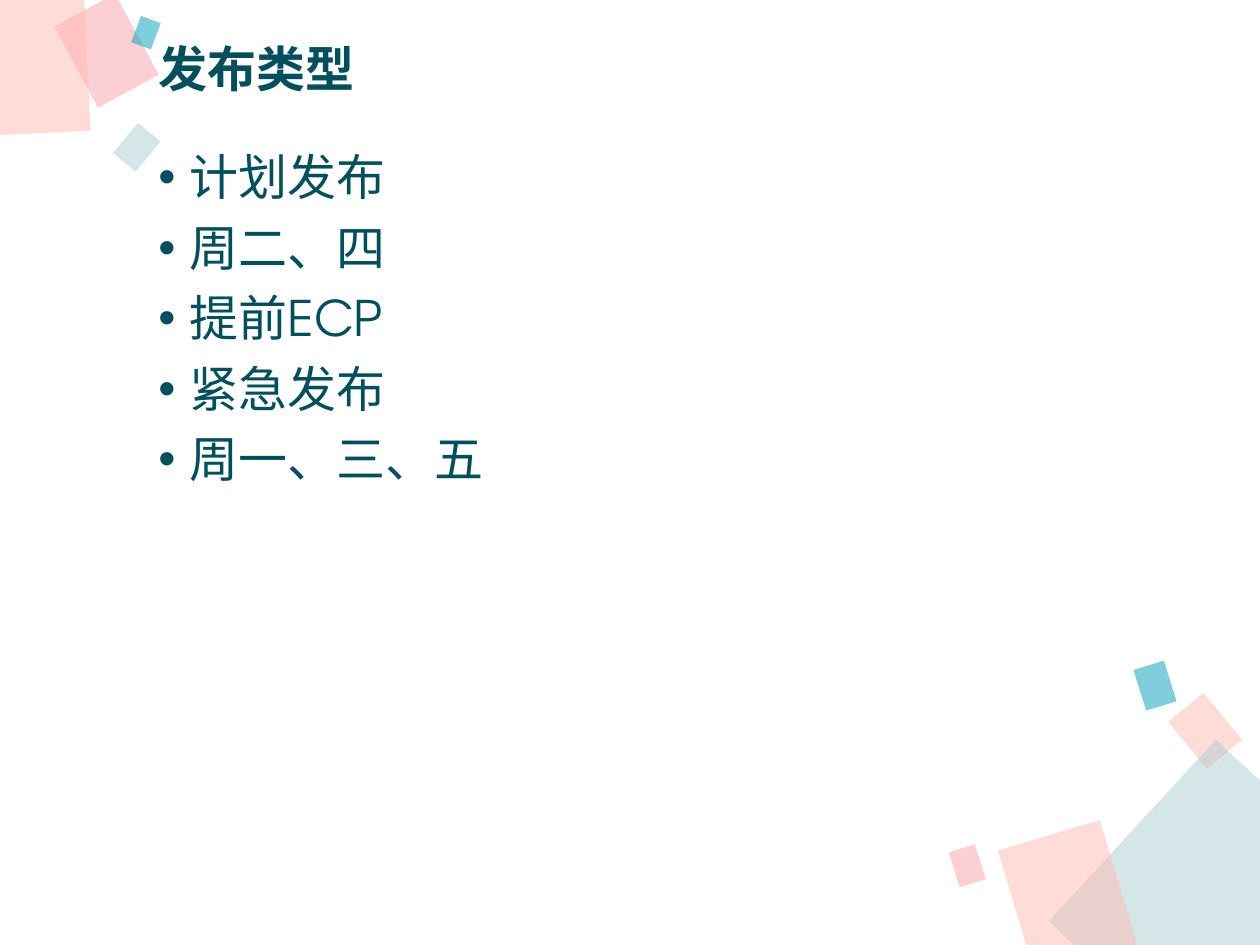
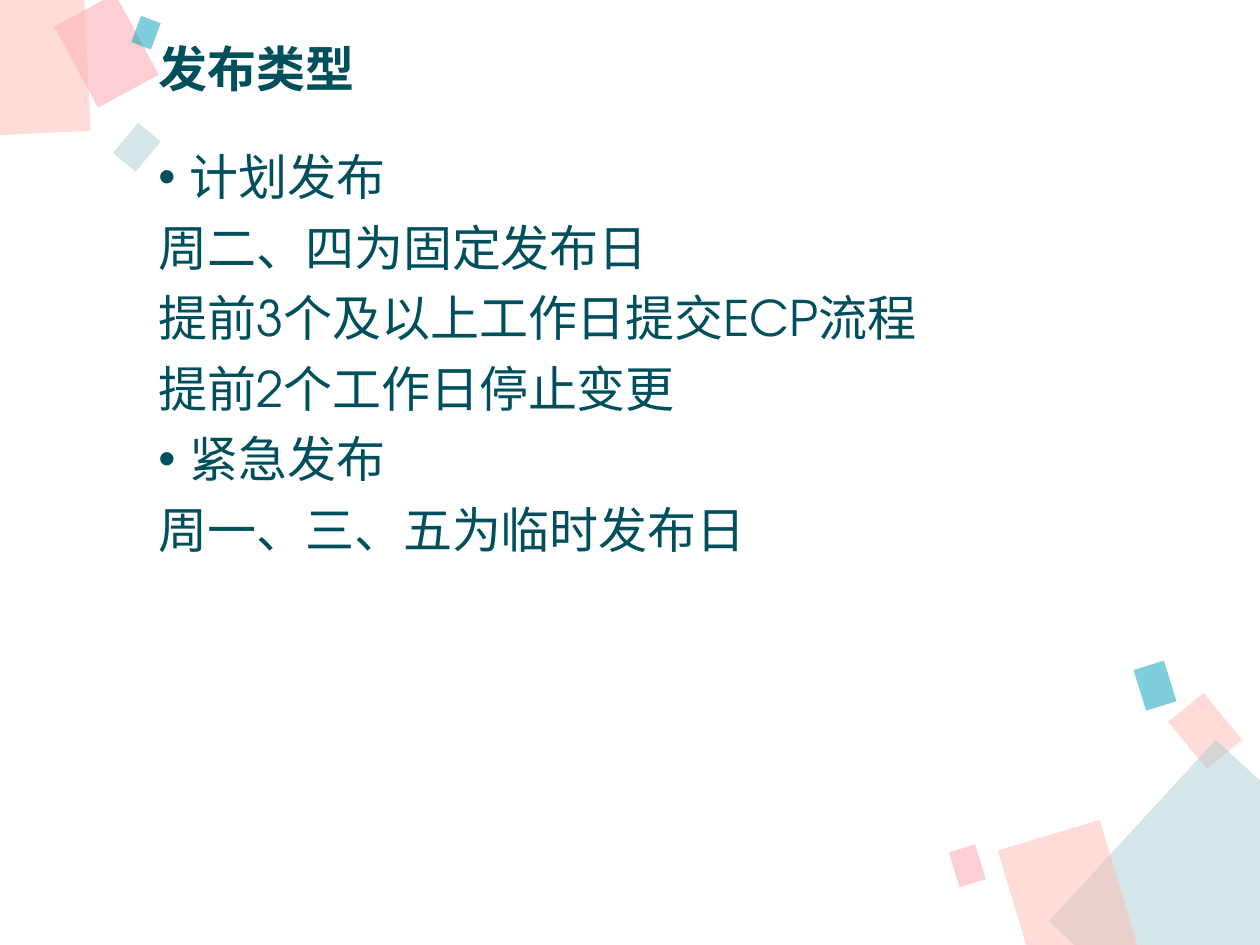
Before and after one commit to xianmomo/demo, a slide deck: slide 8 of 新员工入职指引/信息技术部版本构建及发布过程.pptx. Drawn at 1260x945 pixels with LibreOffice and Linux fonts; fonts in the diff are those of the drawing. Boxes give left, top, right and bottom in pixels: in the first picture for what was removed or moved away, otherwise in the second. Text is boxed around its words. In the diff, an @@ line names an element or a change of style, - is before the commit and + after.

```diff
--- a/新员工入职指引/信息技术部版本构建及发布过程.pptx
+++ b/新员工入职指引/信息技术部版本构建及发布过程.pptx
@@ text at [158, 224, 916, 411]: text changed @@
-• 周二、四
-• 提前ECP
+周二、四为固定发布日
+提前3个及以上工作日提交ECP流程
+提前2个工作日停止变更
@@ text at [158, 506, 745, 552]: text changed @@
-• 周一、三、五
+周一、三、五为临时发布日
```
Also in this commit, not shown: 4 other slides changed, 2 other files.
